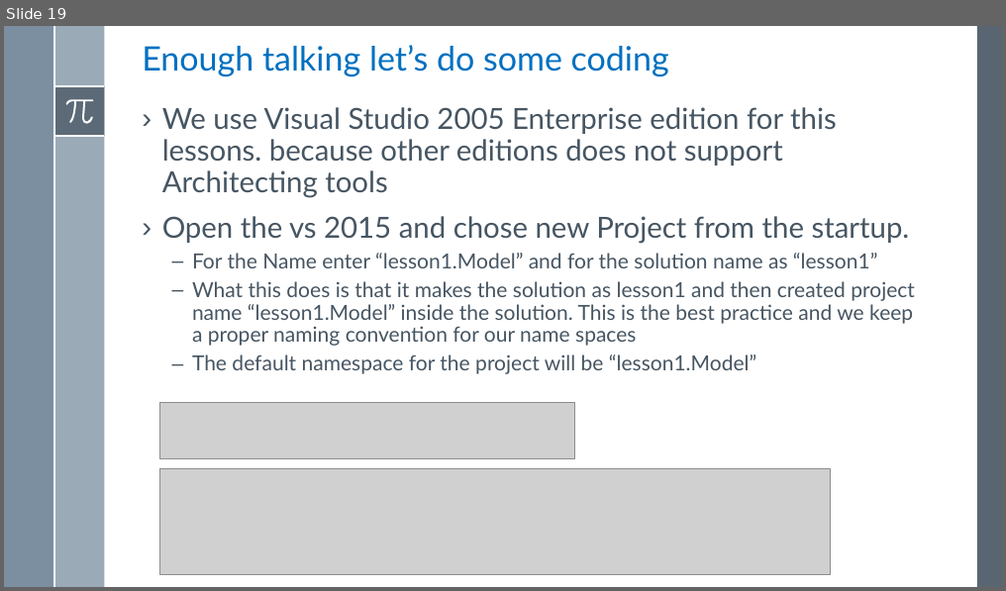
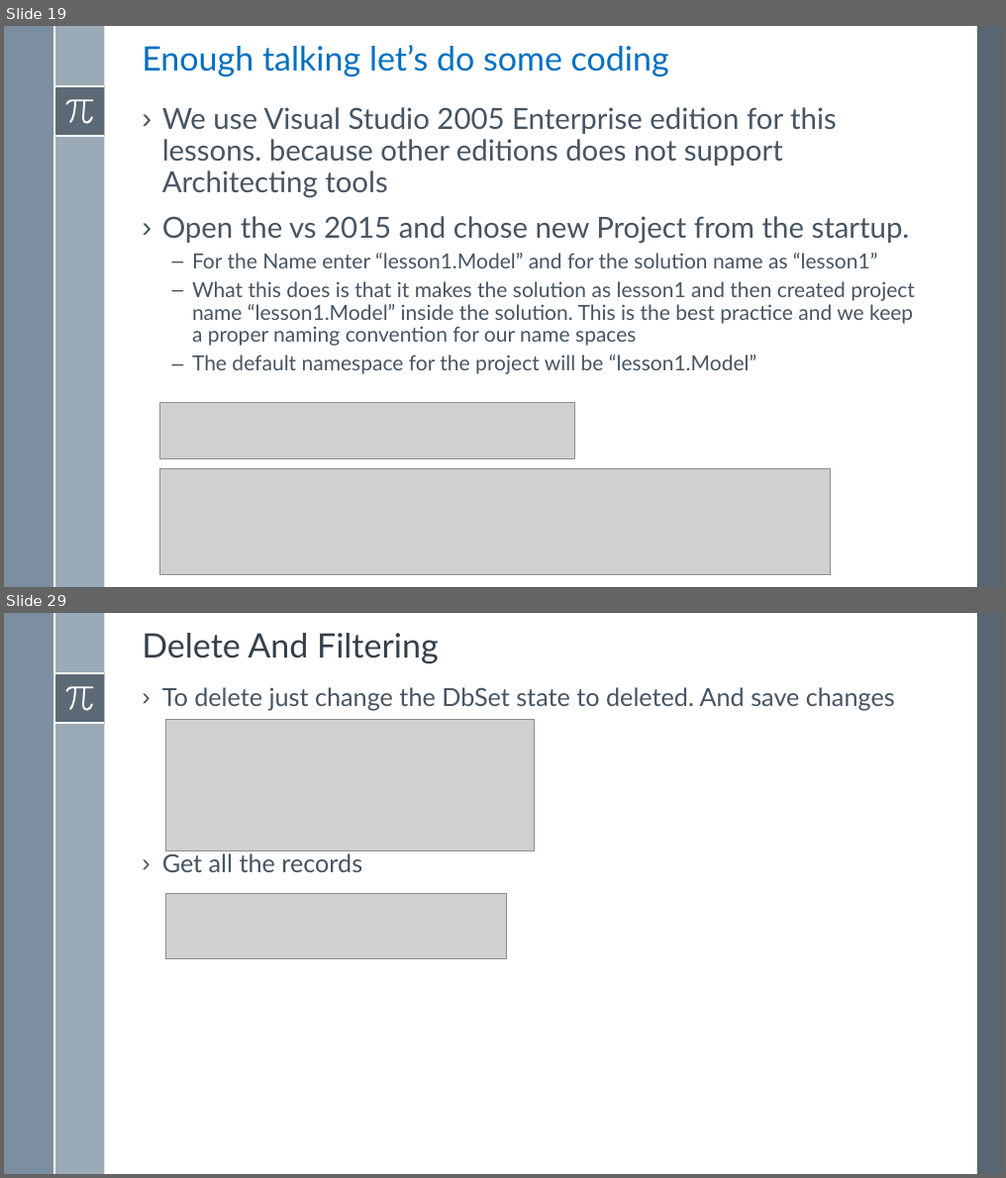
Before and after one commit to asachanxxx/WebApiTraning, a slide deck: Notes/Lesson 1/Lesson 1 - Implement First Bound Context Using Entity Framework.pptx. Shown one above the other, each under a label of ours: slide 19 before the commit, slides 19 and 29 after it; the slides between them are not shown. The pictures are 1006x591 and 1006x1178 pixels, drawn with LibreOffice and Linux fonts; fonts in the diff are those of the drawing; grey boxes stand for pictures. Boxes give left, top, right and bottom in pixels: in the first picture for what was removed or moved away, otherwise in the second. Text is boxed around its words. In the diff, an @@ line names an element or a change of style, - is before the commit and + after.

```diff
--- a/Notes/Lesson 1/Lesson 1 - Implement First Bound Context Using Entity Framework.pptx
+++ b/Notes/Lesson 1/Lesson 1 - Implement First Bound Context Using Entity Framework.pptx
@@ slide 29 added at box(4, 613, 1002, 1174), background #FFFFFF; not listed: 8 template elements that a slide beside it also shows @@
@@ title added at box(142, 633, 439, 663), 32.4 pt, text #35404A @@
+Delete And Filtering
@@ text added at box(162, 687, 895, 872), 24 pt, text #465562 @@
+› To delete just change the DbSet state to deleted. And save changes
+› Get all the records
@@ picture added at box(165, 719, 534, 851) @@
@@ picture added at box(165, 894, 506, 959) @@
```
Also in this commit, not shown: 9 other slides added, 2 slides removed, 3 other files.
